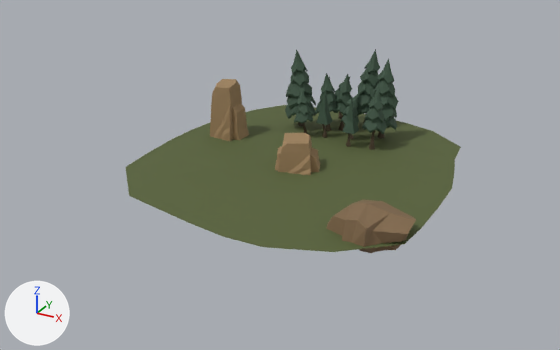
What one commit did to the glTF model public/models/gltf/PrototypeMap.glb.
Camera for both pictures: a 50 mm camera at (69.4, -135.5, 63.1) aimed at (-3.5, -2.9, -3.2). Every picture has the same lights, and +X, +Y and +Z are marked at lower left. Where no turn or scale is listed for an object, it has been applied to the vertices.

The scene before the commit, as lines of its bpy script (objects in view):
```python
ob_ground = bpy.data.objects.new('Ground', me_ground)
ob_ground.parent = ob_prototypemap
ob_ground.location = (-1.1, 3.5, 0.0)
ob_ground.scale = (13.4, 13.4, 1.34)
ob_prototypemap = bpy.data.objects.new('PrototypeMap', None)
ob_prototypemap.location = (1.1, -3.5, -0.8)
ob_sm_env_rock_010 = bpy.data.objects.new('SM_Env_Rock_010', me_sm_env_rock_010)
ob_sm_env_rock_010.location = (-22.0, 6.2, -1.5)
ob_sm_env_rock_011 = bpy.data.objects.new('SM_Env_Rock_011', me_sm_env_rock_011)
ob_sm_env_rock_011.location = (24.0, -19.7, -0.6)
ob_sm_env_rock_09 = bpy.data.objects.new('SM_Env_Rock_09', me_sm_env_rock_09)
ob_sm_env_rock_09.parent = ob_prototypemap
ob_sm_env_rock_09.location = (0.0, 0.0, 0.0)
ob_sm_env_rock_09.rotation_euler = (0.0, 0.0, 0.405)  # degrees (0, 0, 23)
ob_sm_env_rock_09.scale = (12.8, 12.8, 12.8)
ob_sm_env_treepine_03_002 = bpy.data.objects.new('SM_Env_TreePine_03.002', me_sm_env_treepine_03)
ob_sm_env_treepine_03_002.parent = ob_tree_group1__2
ob_sm_env_treepine_03_002.location = (-5.08, 2.47, 0.00258)
ob_sm_env_treepine_03_002.rotation_euler = (0.0, -0.0185, 0.0)  # degrees (0, -1.1, 0)
ob_sm_env_treepine_03_002.scale = (1.38, 1.38, 1.38)
ob_tree_group1 = bpy.data.objects.new('tree_group1', None)
ob_tree_group1.parent = ob_prototypemap
ob_tree_group1.location = (-2.9, 18.47, 0.8)
ob_tree_group1.scale = (1.57, 1.57, 1.57)
ob_tree_group1__1 = bpy.data.objects.new('tree_group1 (1)', None)
ob_tree_group1__1.parent = ob_prototypemap
ob_tree_group1__1.location = (4.67, 15.98, 0.8)
ob_tree_group1__1.rotation_euler = (0.0, 0.0, -1.567)  # degrees (0, 0, -90)
ob_tree_group1__1.scale = (1.57, 1.57, 1.57)
ob_tree_group1__2 = bpy.data.objects.new('tree_group1 (2)', None)
ob_tree_group1__2.parent = ob_prototypemap
ob_tree_group1__2.location = (-6.0, 27.0, 0.8)
ob_tree_group1__2.rotation_euler = (0.0, 0.0, -2.261)  # degrees (0, 0, -130)
ob_tree_group1__2.scale = (1.57, 1.57, 1.57)
# also in view: 'SM_Env_TreePine_01 (1).002' at (-0.1, 21.9, 6.6); 'SM_Env_TreePine_03' at (-9.8, 18.8, 9.1); 'SM_Env_TreePine_01 (1).001' at (10.5, 14.1, 6.6); 'SM_Env_TreePine_03.001' at (9.6, 20.5, 9.1); 'SM_Env_TreePine_01 (1)' at (-3.4, 19.7, 6.6)
```
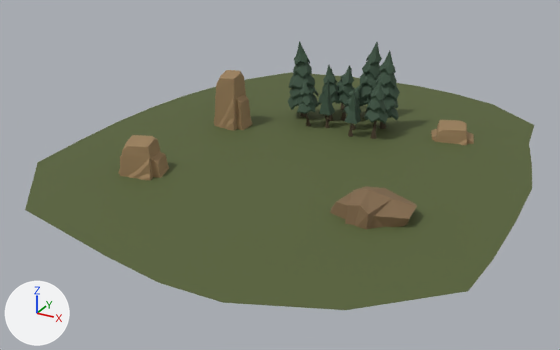
ob_prototypemap is not drawn itself; it is the parent of ob_ground, ob_tree_group1, ob_tree_group1__1, ob_tree_group1__2, ob_sm_env_rock_09.
ob_tree_group1 is not drawn itself; it is the parent of ob_sm_env_treepine_01__1, ob_sm_env_treepine_02, ob_sm_env_treepine_03, ob_sm_env_treepine_04.
ob_tree_group1__1 is not drawn itself; it is the parent of ob_sm_env_treepine_01__1__001, ob_sm_env_treepine_02_001, ob_sm_env_treepine_03_001, ob_sm_env_treepine_04_001.
ob_tree_group1__2 is not drawn itself; it is the parent of ob_sm_env_treepine_01__1__002, ob_sm_env_treepine_02_002, ob_sm_env_treepine_03_002, ob_sm_env_treepine_04_002.

The edits, one by one:
Object 'PrototypeMap' (ob_prototypemap) moves from (1.1, -3.5, -0.8) to (0.0, 0.0, 0.0).
Object 'Ground' (ob_ground) moves from (-1.1, 3.5, 0.0) to (-1.1, 3.5, 0.2).
Object 'Ground' (ob_ground) is rescaled from (13.4, 13.4, 1.34) to (19.9, 21.9, 1.34).
Object 'tree_group1' (ob_tree_group1) moves from (-2.9, 18.47, 0.8) to (-2.9, 18.47, 1.0).
Object 'tree_group1 (1)' (ob_tree_group1__1) moves from (4.67, 15.98, 0.8) to (4.67, 15.98, 1.0).
Object 'tree_group1 (2)' (ob_tree_group1__2) moves from (-6.0, 27.0, 0.8) to (-6.0, 27.0, 1.0).
Object 'SM_Env_Rock_010' (ob_sm_env_rock_010) moves from (-22.0, 6.2, -1.5) to (-23.1, 9.7, -0.5).
Object 'SM_Env_Rock_011' (ob_sm_env_rock_011) moves from (24.0, -19.7, -0.6) to (22.9, -16.2, 0.4).
Object 'SM_Env_Rock_09' (ob_sm_env_rock_09) moves from (0.0, 0.0, 0.0) to (-24.2, -22.3, 0.2).
Object 'SM_Env_Rock_09' (ob_sm_env_rock_09) turns from (0, 0, 23) to (0, 0, 16) degrees about x, y and z.
Object 'SM_Env_Rock_09 (1)' (ob_sm_env_rock_09__1) is new; it shows me_sm_env_rock_09.
Its parent is ob_prototypemap.
Its location is (24.9, 26.0, -1.7).
Its rotation in degrees is (0, 0, 16).
Its scale is (14.3, 14.3, 10.0).

Changed parts and their boxes (x1, y1, x2, y2) in the pictures (560 x 350 px):
'Ground', moved, rescaled (52% wider, 61% taller): before (126, 105, 461, 252); after (25, 72, 534, 310)
'SM_Env_Rock_011', moved: before (326, 200, 416, 253); after (330, 186, 417, 230)
'SM_Env_Rock_09', moved, turned: before (275, 133, 320, 175); after (118, 135, 169, 180)
'SM_Env_Rock_010', moved: before (210, 79, 249, 141); after (214, 70, 252, 131)
'SM_Env_TreePine_03', moved: before (285, 50, 316, 126); after (288, 41, 318, 117)
'SM_Env_TreePine_03.001', moved: before (364, 58, 399, 138); after (365, 50, 400, 129)
'SM_Env_TreePine_03.002', moved: before (356, 49, 380, 124); after (358, 42, 382, 114)
'SM_Env_TreePine_01 (1).001', moved: before (362, 89, 387, 150); after (364, 79, 388, 139)
'SM_Env_Rock_09 (1)', added: after (431, 120, 474, 145)
'SM_Env_TreePine_01 (1)', moved: before (315, 73, 339, 131); after (318, 65, 341, 121)
'SM_Env_TreePine_02', moved: before (294, 88, 313, 134); after (297, 79, 315, 126)
'SM_Env_TreePine_01 (1).002', moved: before (333, 74, 352, 131); after (335, 65, 354, 121)
'SM_Env_TreePine_04', moved: before (316, 87, 333, 138); after (319, 80, 335, 128)
'SM_Env_TreePine_04.001', moved: before (342, 98, 359, 147); after (345, 88, 361, 137)
'SM_Env_TreePine_02.001', moved: before (341, 92, 360, 139); after (343, 82, 363, 129)
'SM_Env_TreePine_02.002', moved: before (335, 77, 350, 119); after (337, 68, 352, 110)
